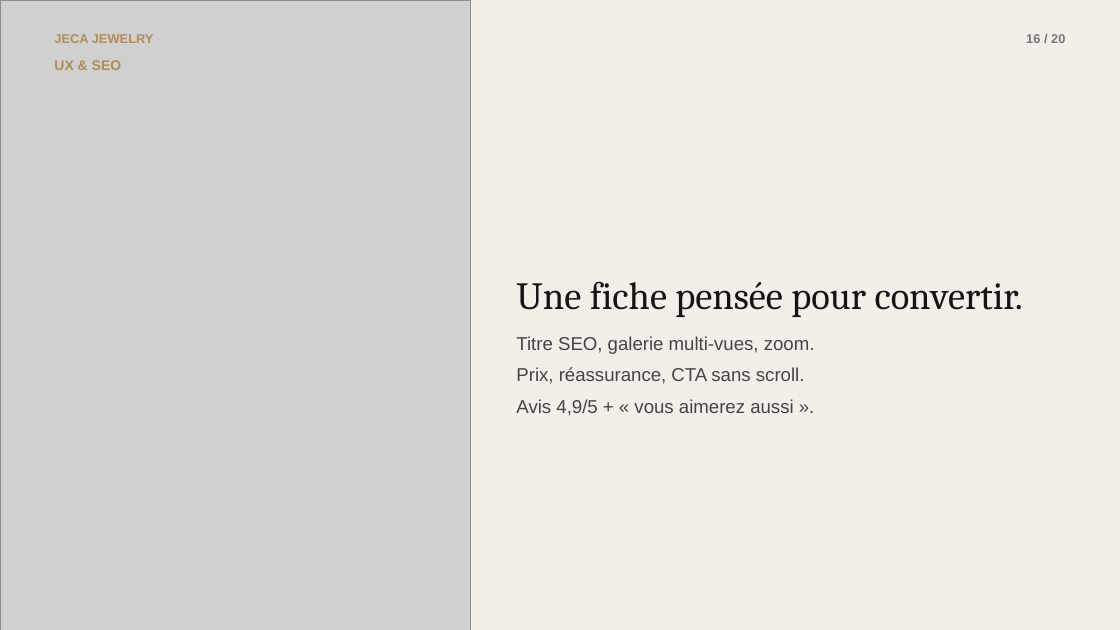
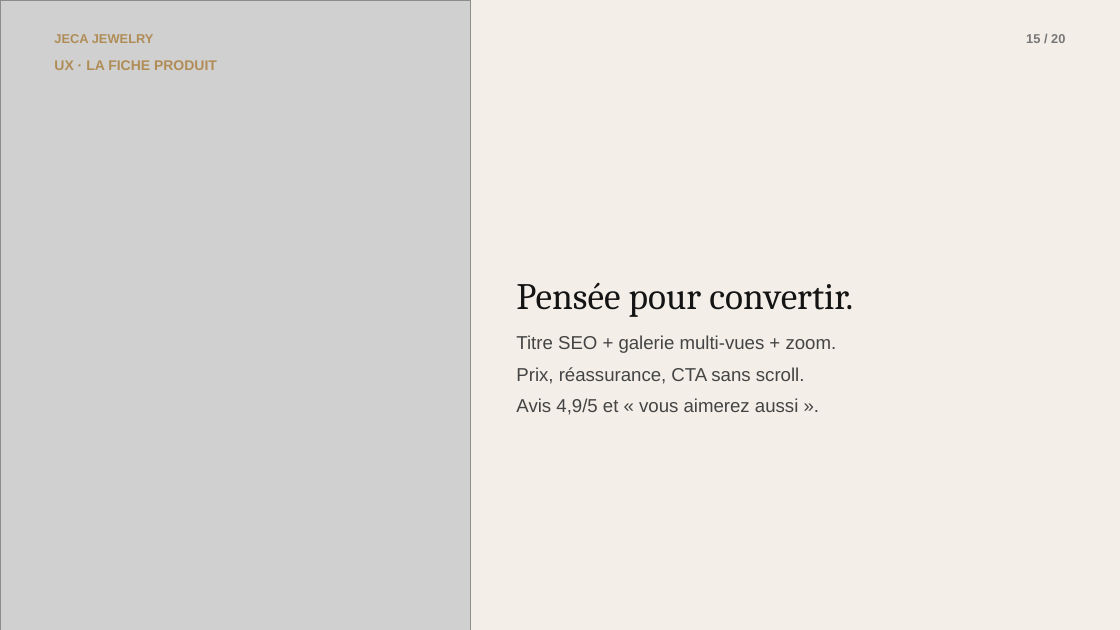
Before and after one commit to emirsqalli23-cpu/jeca-jewelry, a slide deck: slide 15 of JECA_PechaKucha.pptx (slide 16 before the commit). Drawn at 1120x630 pixels with LibreOffice and Linux fonts; fonts in the diff are those of the drawing; grey boxes stand for pictures. Boxes give left, top, right and bottom in pixels: in the first picture for what was removed or moved away, otherwise in the second. Text is boxed around its words. In the diff, an @@ line names an element or a change of style, - is before the commit and + after.

```diff
--- a/JECA_PechaKucha.pptx
+++ b/JECA_PechaKucha.pptx
@@ text at (54,60,217,70): text changed @@
-UX & SEO
+UX · LA FICHE PRODUIT
@@ text at (516,283,853,353): text changed @@
-Une fiche pensée pour convertir.
-Titre SEO, galerie multi-vues, zoom.
+Pensée pour convertir.
+Titre SEO + galerie multi-vues + zoom.
@@ text at (516,398,798,415): text changed @@
-Avis 4,9/5 + « vous aimerez aussi ».
+Avis 4,9/5 et « vous aimerez aussi ».
```
Also in this commit, not shown: 14 other slides changed, 5 slides added, 5 slides removed, 6 other files.
